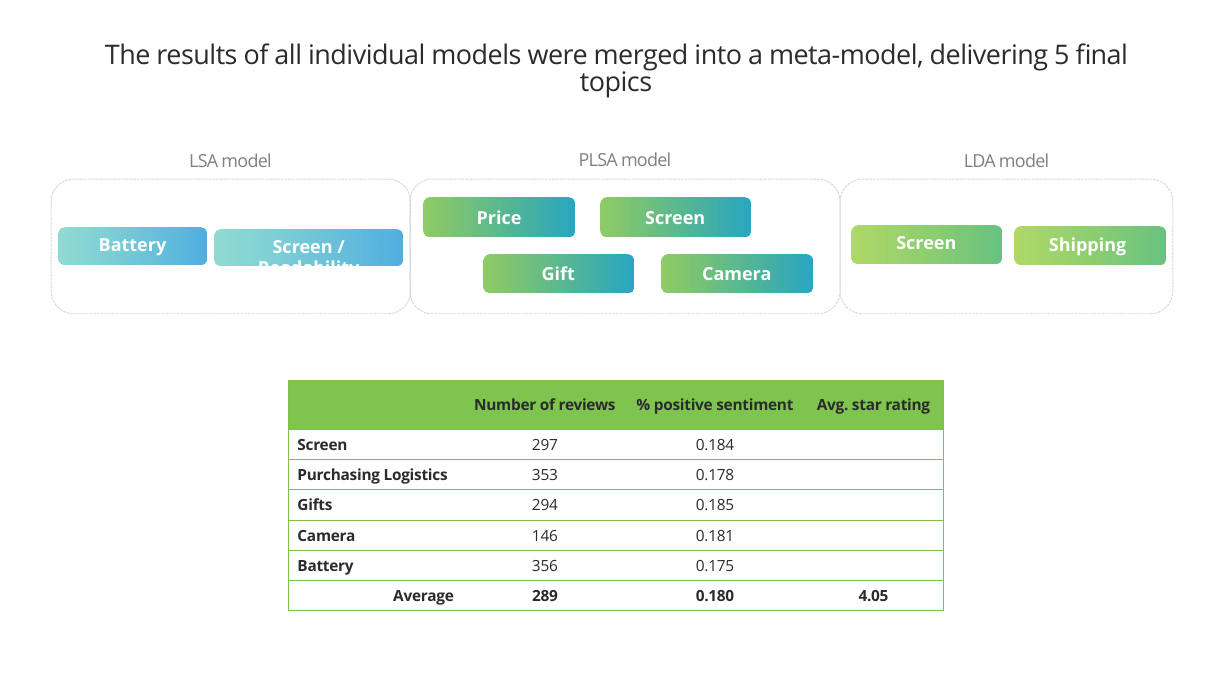
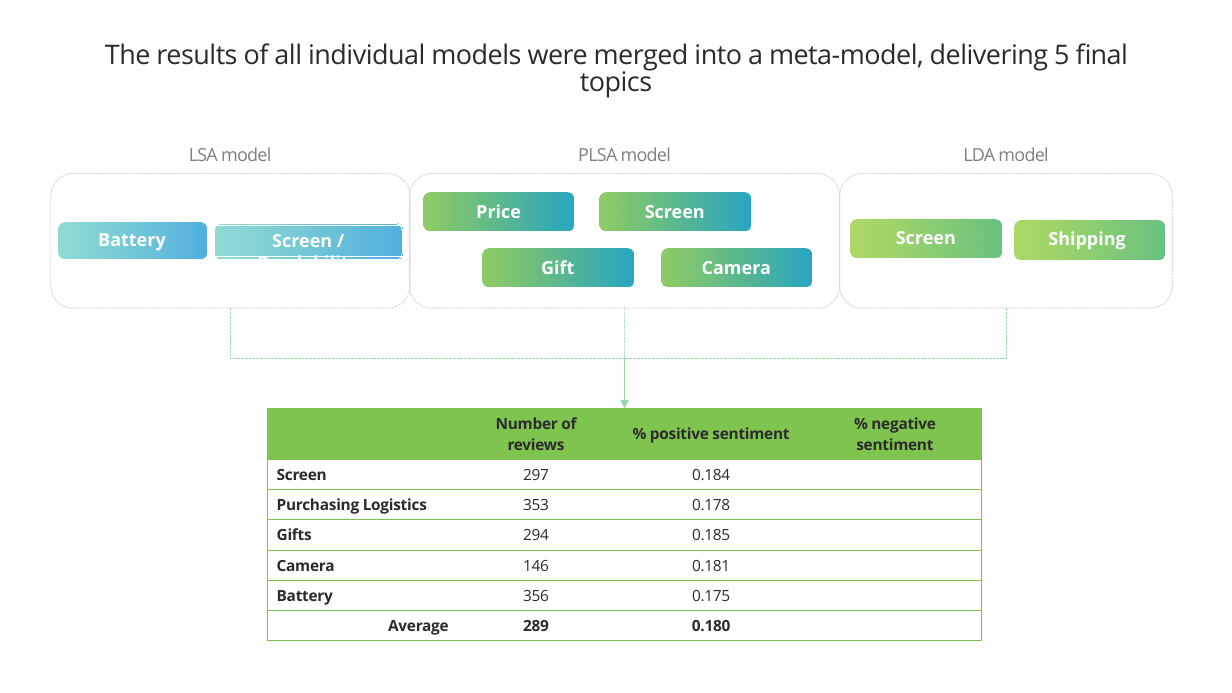
Before and after one commit to amandeepfj/Topic-Modeling, a slide deck: slide 1 of Single slides.pptx. Drawn at 1232x693 pixels with LibreOffice and Linux fonts; fonts in the diff are those of the drawing. Boxes give left, top, right and bottom in pixels: in the first picture for what was removed or moved away, otherwise in the second. Text is boxed around its words. In the diff, an @@ line names an element or a change of style, - is before the commit and + after.

```diff
--- a/Single slides.pptx
+++ b/Single slides.pptx
@@ text "LSA": place and size @@
-text "LSA" at (189,154,218,167)
+text "LSA" at (189,148,218,161)
@@ rectangle "Screen / Readability" at (210,226,407,257): outline none to #FFFFFF 0.75 pt dashed @@
@@ 15 rounded rectangles, 10 texts, 1 rectangle: place and size @@
-15 rounded rectangles, 10 texts, 1 rectangle at (51,152,1173,314)
+15 rounded rectangles, 10 texts, 1 rectangle at (51,147,1173,309)
@@ rounded rectangle at (214,224,402,260): outline none to #FFFFFF 0.75 pt dashed @@
@@ elbow arrow added from (230, 309) to (625, 409), #9DD8AD 0.75 pt dashed @@
@@ elbow arrow added from (1006, 309) to (625, 409), #9DD8AD 0.75 pt dashed @@
@@ arrow added from (625, 309) to (625, 409), #9DD8AD 0.75 pt dashed @@
@@ table at (267,409,982,639) @@
-row 1, column 4: Avg. star rating
+row 1, column 4: % negative sentiment
-row 7, column 4: 4.05
+row 7, column 4: 
@@ table: place and size @@
-table at (288,381,944,609)
+table at (267,409,982,639)
```
